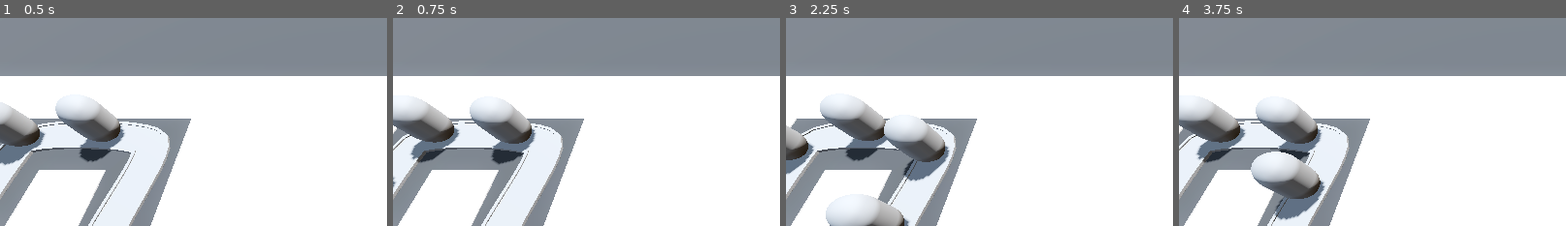
Above: before the commit, frames 1-4 (left to right).
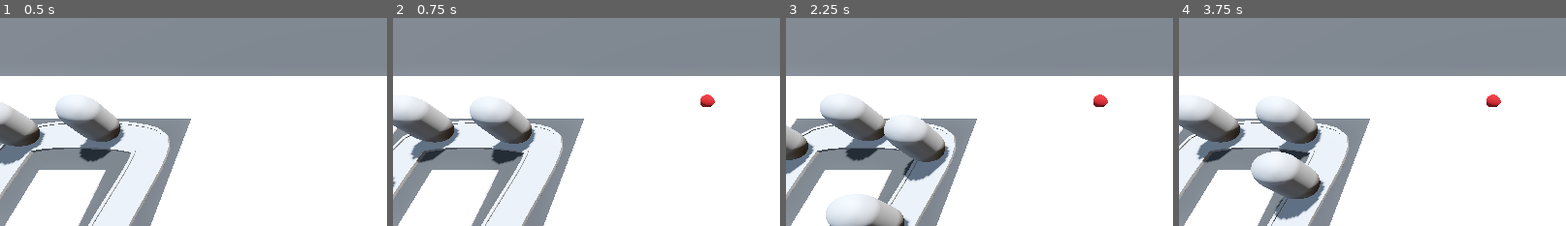
Above: after the commit, the same moments.

Repository: cosmo-the-deer/Barbarian-Blaster
Game: Godot game, scene res://BaseLevel.tscn
The game is run twice, just before and just after one commit, with the same random seed, the same clock (stepped at 60 frames per second) and the same inputs.
Inputs (mouse positions are % of the whole screen's width and height, from its top left):
- Up to frame 1 (0.5 s): no input
- Up to frame 2 (0.75 s): move the mouse to (72, 43) at 0.52 s; press the mouse at (72, 43) at 0.53 s
- Up to frame 3 (2.25 s): move the mouse to (30, 53) at 1.27 s; release the mouse at (30, 53) at 1.28 s; click (30, 53) at 1.35 s; move the mouse to (60, 25) at 2.02 s; press the mouse at (60, 25) at 2.03 s
- Up to frame 4 (3.75 s): move the mouse to (45, 69) at 2.77 s; release the mouse at (45, 69) at 2.78 s; click (45, 69) at 2.85 s; move the mouse to (80, 64) at 3.52 s; press the mouse at (80, 64) at 3.53 s
The pictures show only the part of the screen within x 0-50%, y 2-52%; the shares and areas given below are measured in that part.

Frame 1 is identical in both runs. In frame 2, 0.2% of the frame differs, in the area x 79-84%, y 36-43%; in frame 3, 0.2%; in frame 4, 0.2%.

Commit message:
Making Projectiles

Diff:
--- /dev/null
+++ b/Turret/projectile.gd
@@ -0,0 +1,8 @@
+extends Area3D
+
+var direction := Vector3.FORWARD
+
+@export var speed := 30.0
+
+func _physics_process(delta: float) -> void:
+	position += direction * speed * delta
--- /dev/null
+++ b/Turret/projectile.tscn
@@ -0,0 +1,21 @@
+[gd_scene load_steps=5 format=3 uid="uid://ces40m7v52s8"]
+
+[ext_resource type="Script" uid="uid://4xi8qqli27bu" path="res://Turret/projectile.gd" id="1_sxav3"]
+
+[sub_resource type="StandardMaterial3D" id="StandardMaterial3D_tp1dm"]
+albedo_color = Color(0.566092, 6.61798e-07, 2.40654e-07, 1)
+
+[sub_resource type="SphereMesh" id="SphereMesh_sxav3"]
+material = SubResource("StandardMaterial3D_tp1dm")
+
+[sub_resource type="SphereShape3D" id="SphereShape3D_3nq0t"]
+
+[node name="Projectile" type="Area3D"]
+top_level = true
+script = ExtResource("1_sxav3")
+
+[node name="MeshInstance3D" type="MeshInstance3D" parent="."]
+mesh = SubResource("SphereMesh_sxav3")
+
+[node name="CollisionShape3D" type="CollisionShape3D" parent="."]
+shape = SubResource("SphereShape3D_3nq0t")
--- /dev/null
+++ b/Turret/turret.gd
@@ -0,0 +1,7 @@
+extends Node3D
+
+@export var projectile: PackedScene
+
+func _ready() -> void:
+	var shot = projectile.instantiate()
+	add_child(shot)
--- a/Turret/turret.tscn
+++ b/Turret/turret.tscn
@@ -1,4 +1,7 @@
-[gd_scene load_steps=5 format=3 uid="uid://255k6r0h230e"]
+[gd_scene load_steps=7 format=3 uid="uid://255k6r0h230e"]
+
+[ext_resource type="Script" uid="uid://dirmjfw63jyq5" path="res://Turret/turret.gd" id="1_5kpma"]
+[ext_resource type="PackedScene" uid="uid://ces40m7v52s8" path="res://Turret/projectile.tscn" id="2_djkev"]
 
 [sub_resource type="CylinderMesh" id="CylinderMesh_cb20n"]
 height = 1.0
@@ -17,6 +20,8 @@
 size = Vector3(0.3, 0.3, 1)
 
 [node name="Turret" type="Node3D"]
+script = ExtResource("1_5kpma")
+projectile = ExtResource("2_djkev")
 
 [node name="TurretBase" type="MeshInstance3D" parent="."]
 transform = Transform3D(1, 0, 0, 0, 1, 0, 0, 0, 1, 0, 0.5, 0)
Not shown, added: Turret/projectile.gd.uid
Not shown, added: Turret/turret.gd.uid
